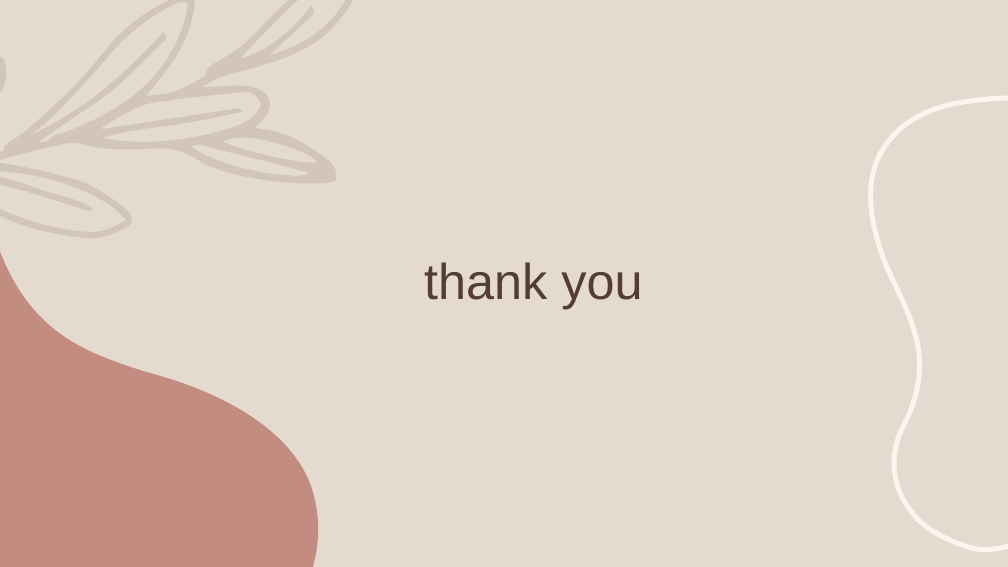
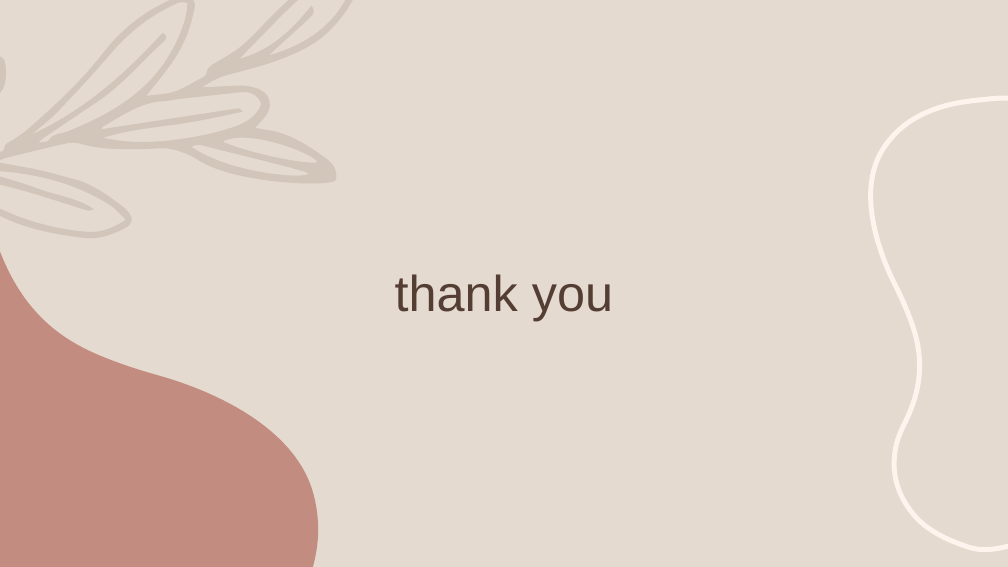
Before and after one commit to HoangTrang150302/AI_test, a slide deck: slide 10 of Task 1/#2 presentation.pptx. Drawn at 1008x567 pixels with LibreOffice and Linux fonts; fonts in the diff are those of the drawing. Boxes give left, top, right and bottom in pixels: in the first picture for what was removed or moved away, otherwise in the second. Text is boxed around its words. In the diff, an @@ line names an element or a change of style, - is before the commit and + after.

```diff
--- a/Task 1/#2 presentation.pptx
+++ b/Task 1/#2 presentation.pptx
@@ title "thank you" moved from (x1=424, y1=262, x2=642, y2=309) to (x1=395, y1=274, x2=613, y2=321) @@
```
Also in this commit, not shown: 4 other slides changed, 19 other files.
